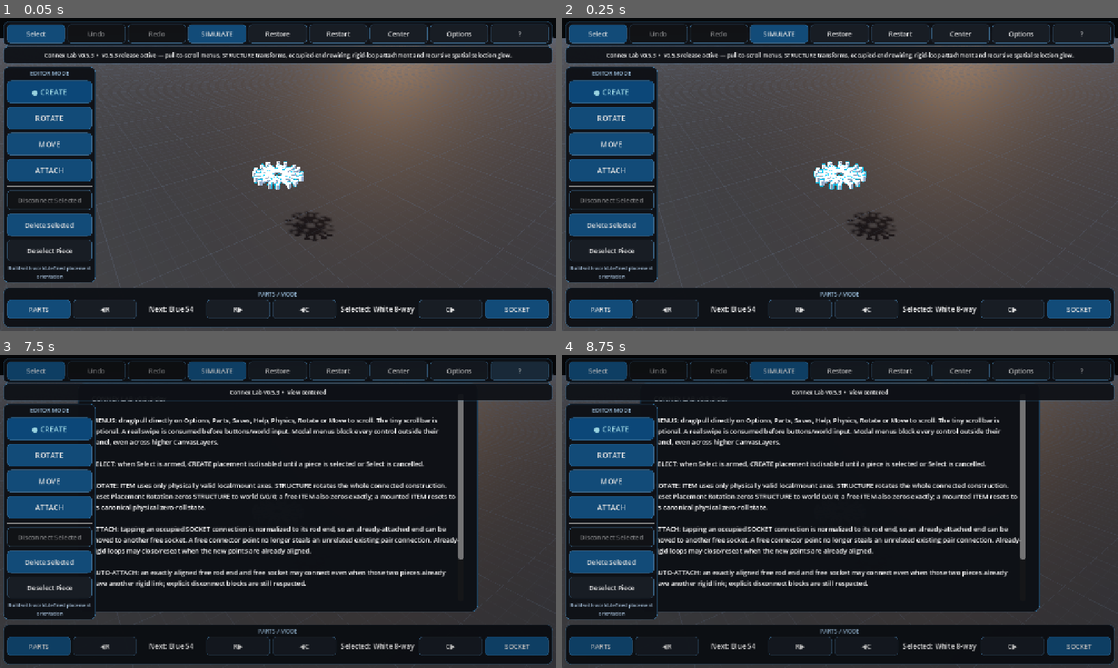
Above: before the commit, frames 1-4 (two rows, left to right).
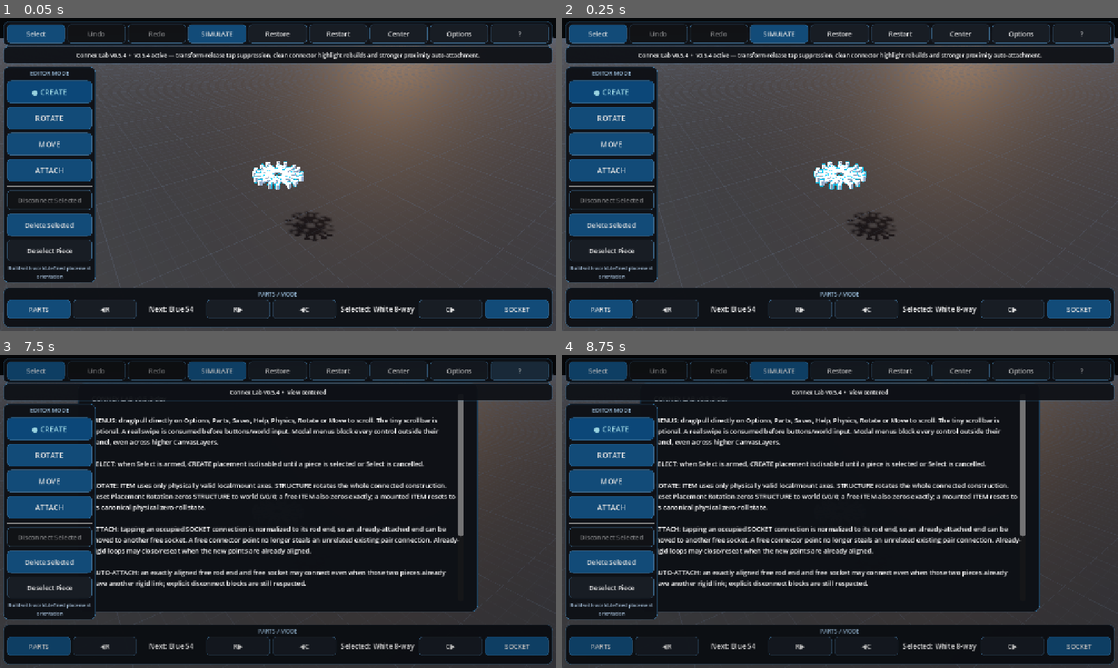
Above: after the commit, the same moments.

Repository: pixel375/connex
Game: Godot game, scene res://Main.tscn
Same seed, same stepped clock (60 frames per second), same inputs: the game is played once before the commit and once after it.
Inputs:
- Up to frame 1 (0.05 s): no input
- Up to frame 2 (0.25 s): no input
- Up to frame 3 (7.5 s): click "Restart" at 0.5 s; click "Restart" at 1.25 s; click "Restart" at 2 s; click "Select" at 2.75 s; click "SELECT…" at 3.5 s; click "SIMULATE" at 4.25 s; click "BUILD" at 5 s; click "Restore" at 5.75 s; click "Center" at 6.5 s; click "?" at 7.25 s
- Up to frame 4 (8.75 s): click "PARTS" at 8 s

The runs differ from the first frame. In frame 1, 0.9% of the frame differs, in the area x 8-93%, y 10-14%; in frame 2, 0.9%; in frame 3, less than 0.1%; in frame 4, less than 0.1%.

Commit message:
v0.5.4: activate auto-attach selection-fix runtime

Diff:
--- a/Main.tscn
+++ b/Main.tscn
@@ -1,7 +1,7 @@
 [gd_scene load_steps=3 format=3]
 
-; v0.5.3 release runtime: res://scripts/main_v057.gd
-[ext_resource type="Script" path="res://scripts/main_v057.gd" id="1_main"]
+; v0.5.4 release runtime: res://scripts/main_v058.gd
+[ext_resource type="Script" path="res://scripts/main_v058.gd" id="1_main"]
 [ext_resource type="Script" path="res://scripts/physics_slider_fix_v052.gd" id="2_physics_fix"]
 
 [node name="Main" type="Node3D"]
